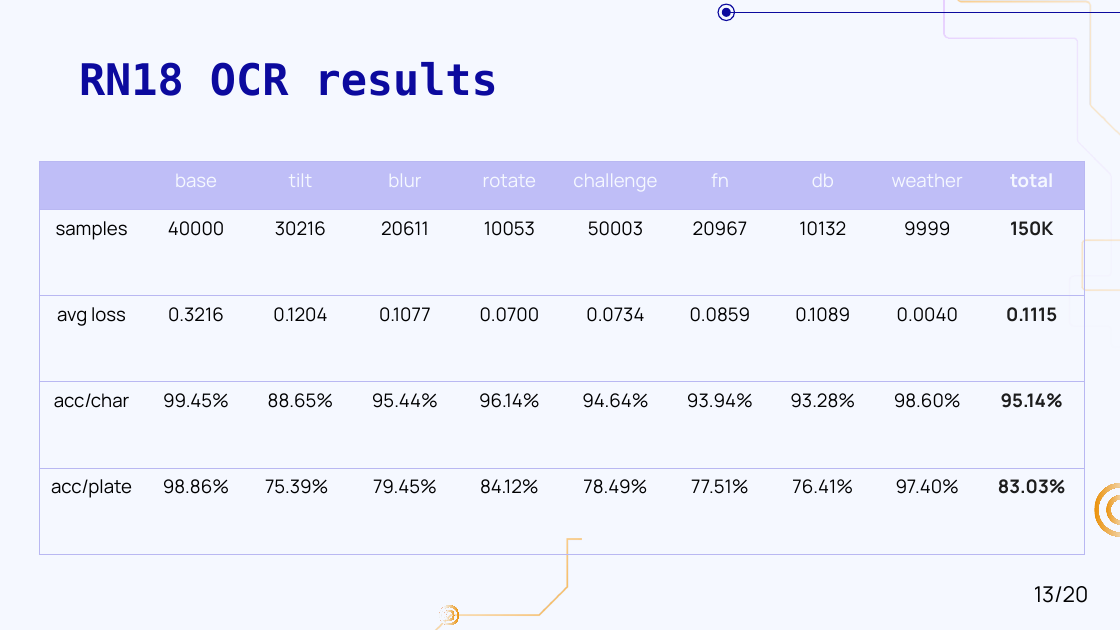
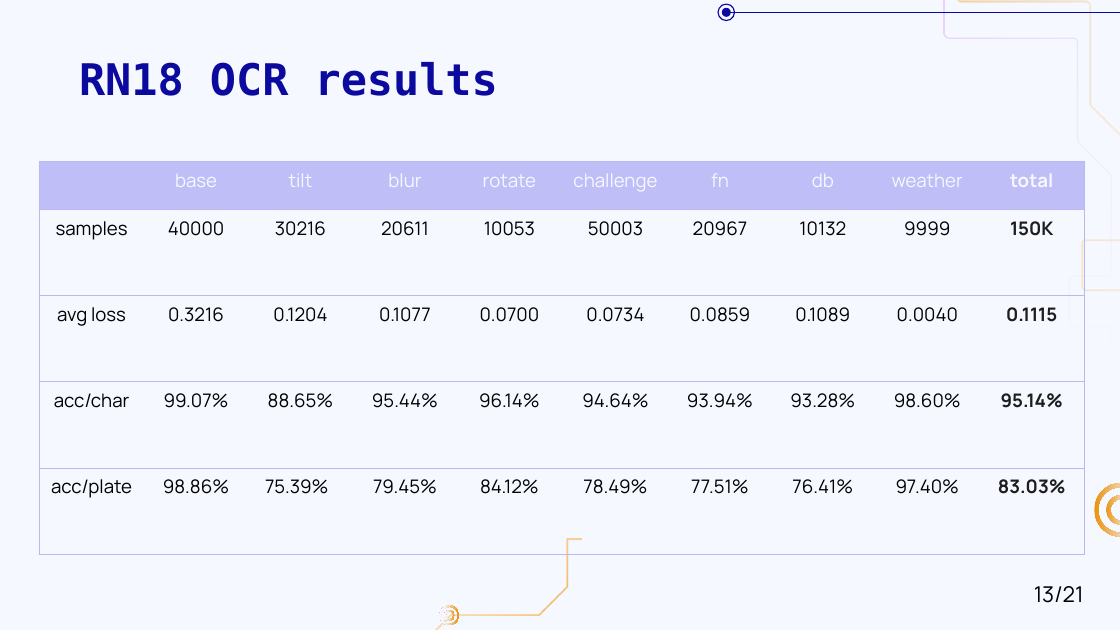
Before and after one commit to Obrigad0/Car-plate-Recognition-and-Reconstruction-with-DL, a slide deck: slide 13 of ppt.pptx. Drawn at 1120x630 pixels with LibreOffice and Linux fonts; fonts in the diff are those of the drawing; background and template pictures are left out. Boxes give left, top, right and bottom in pixels: in the first picture for what was removed or moved away, otherwise in the second. Text is boxed around its words. In the diff, an @@ line names an element or a change of style, - is before the commit and + after.

```diff
--- a/ppt.pptx
+++ b/ppt.pptx
@@ table at (39,161,1081,554) @@
-row 4, column 2: 99.45%
+row 4, column 2: 99.07%
@@ text at (1034,586,1084,603): text changed @@
-13/20
+13/21
```
Also in this commit, not shown: 17 other slides changed, 1 slide added, 1 other file.
